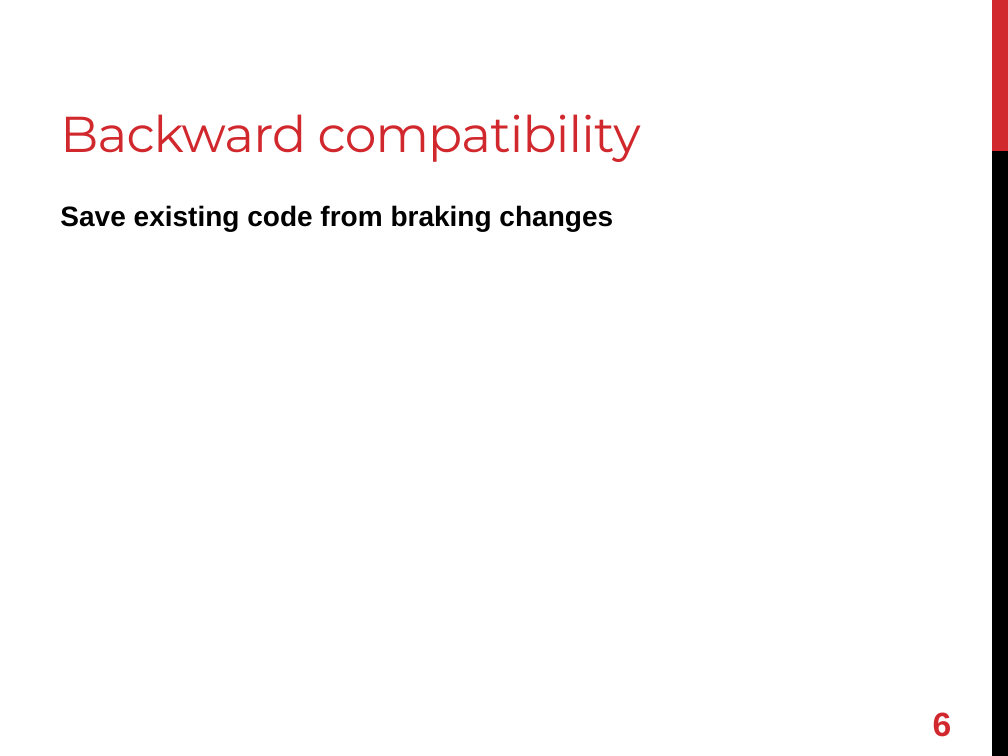
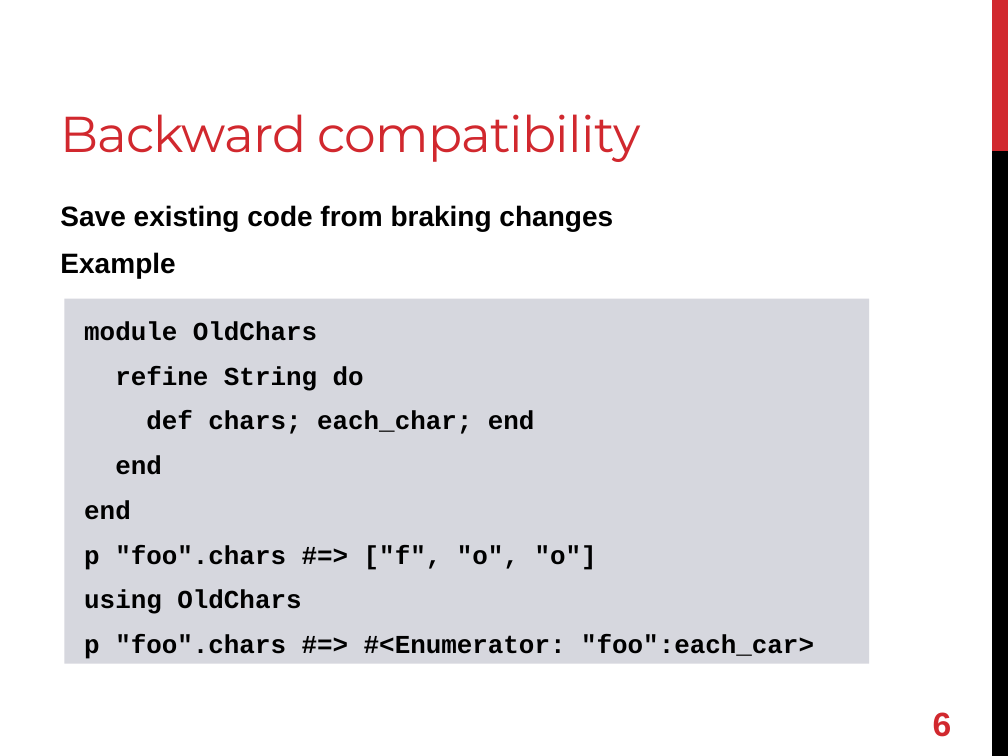
Before and after one commit to shugo/RubyKaigi2013, a slide deck: slide 7 of refining_refinements.pptx. Drawn at 1008x756 pixels with LibreOffice and Linux fonts; fonts in the diff are those of the drawing. Boxes give left, top, right and bottom in pixels: in the first picture for what was removed or moved away, otherwise in the second. Text is boxed around its words. In the diff, an @@ line names an element or a change of style, - is before the commit and + after.

```diff
--- a/refining_refinements.pptx
+++ b/refining_refinements.pptx
@@ text at [60, 252, 175, 279]: paragraph added @@
+Example
@@ rectangle added at [65, 298, 869, 663], fill #D6D7DE, 18.5 pt, text #000000, bold @@
+module OldChars
+refine String do
+def chars; each_char; end
+end
+end
+p "foo".chars #=> ["f", "o", "o"]
+using OldChars
+p "foo".chars #=> #<Enumerator: "foo":each_car>
```
Also in this commit, not shown: 2 other slides changed, 1 slide added, 1 slide removed.
